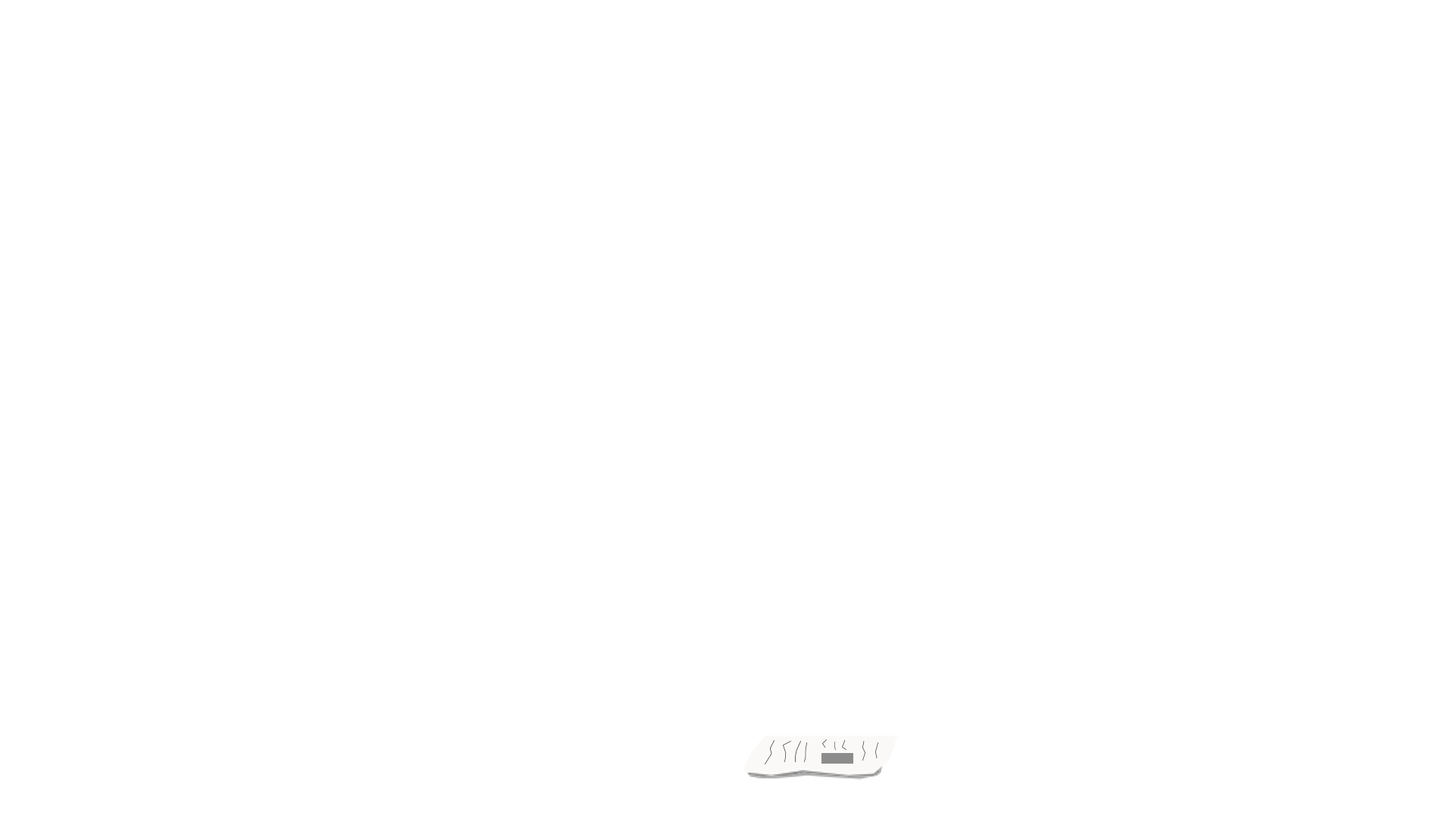
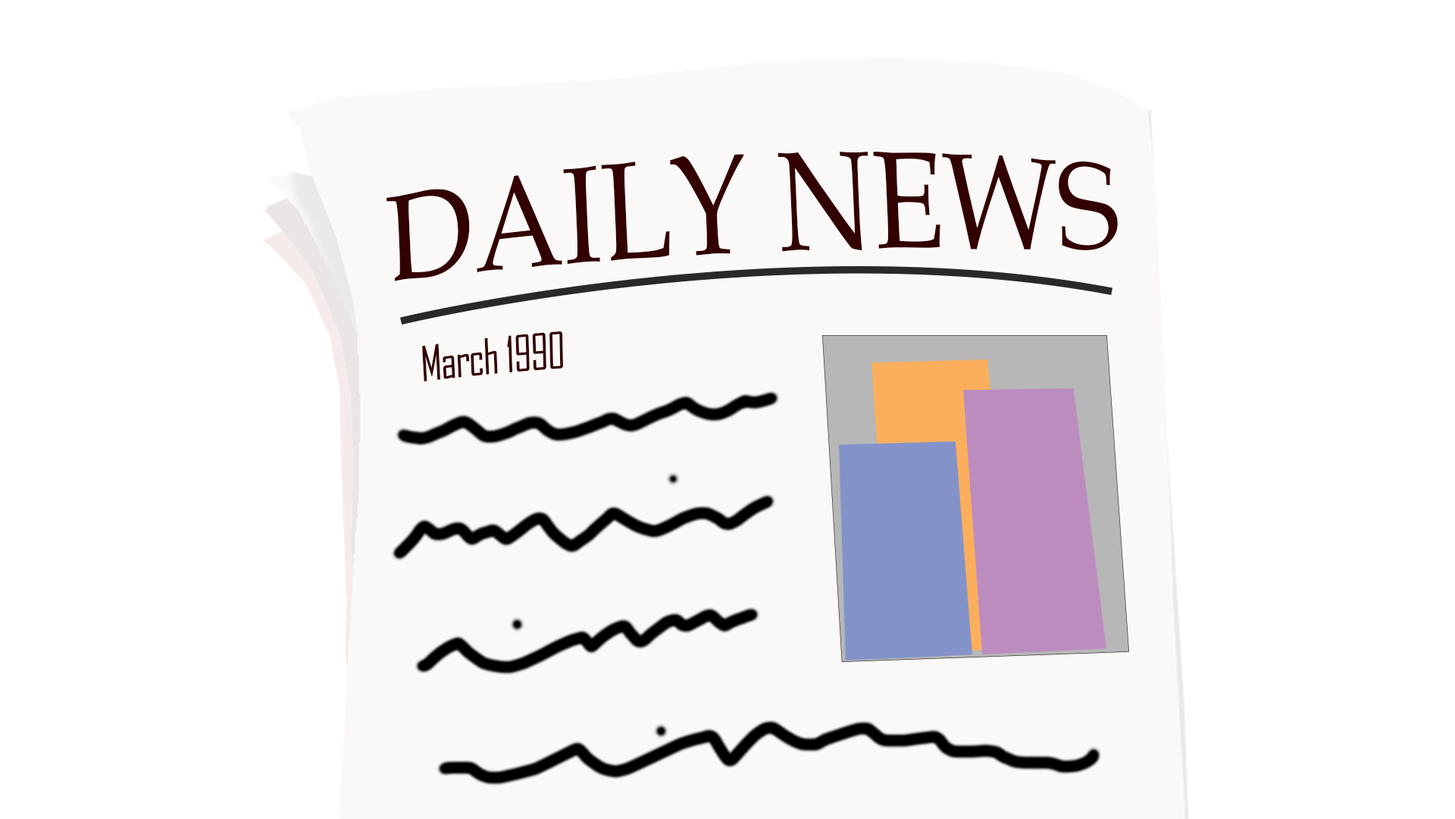
The second (1455, 819) image is a revision of the first. Changes to its layers:
hid group "NewsPaper on Ground" (11 layers) over [744, 734, 899, 780]
showed group "Close-Up Newspaper" (8 layers) over [263, 56, 1190, 819]
